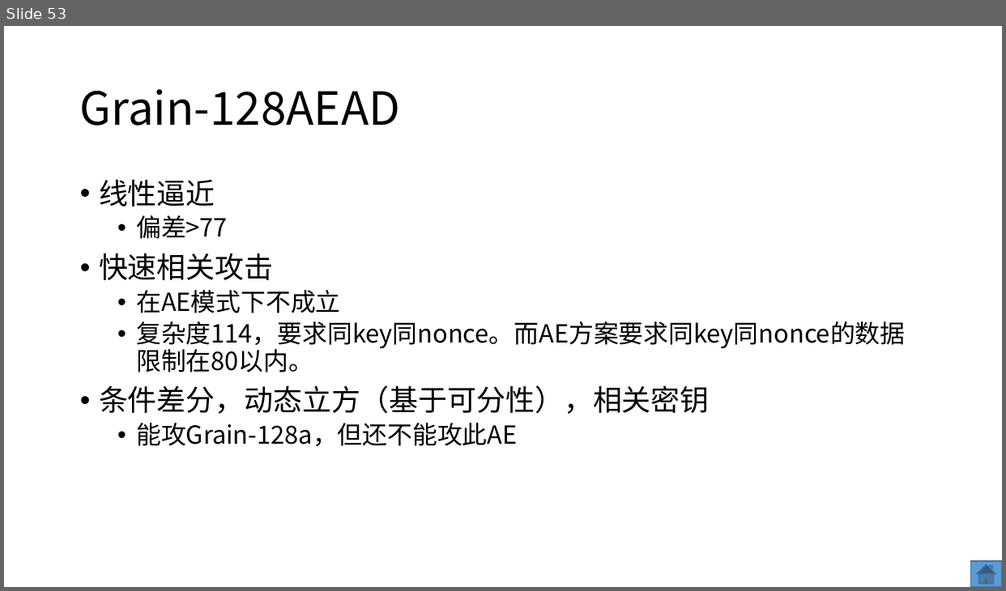
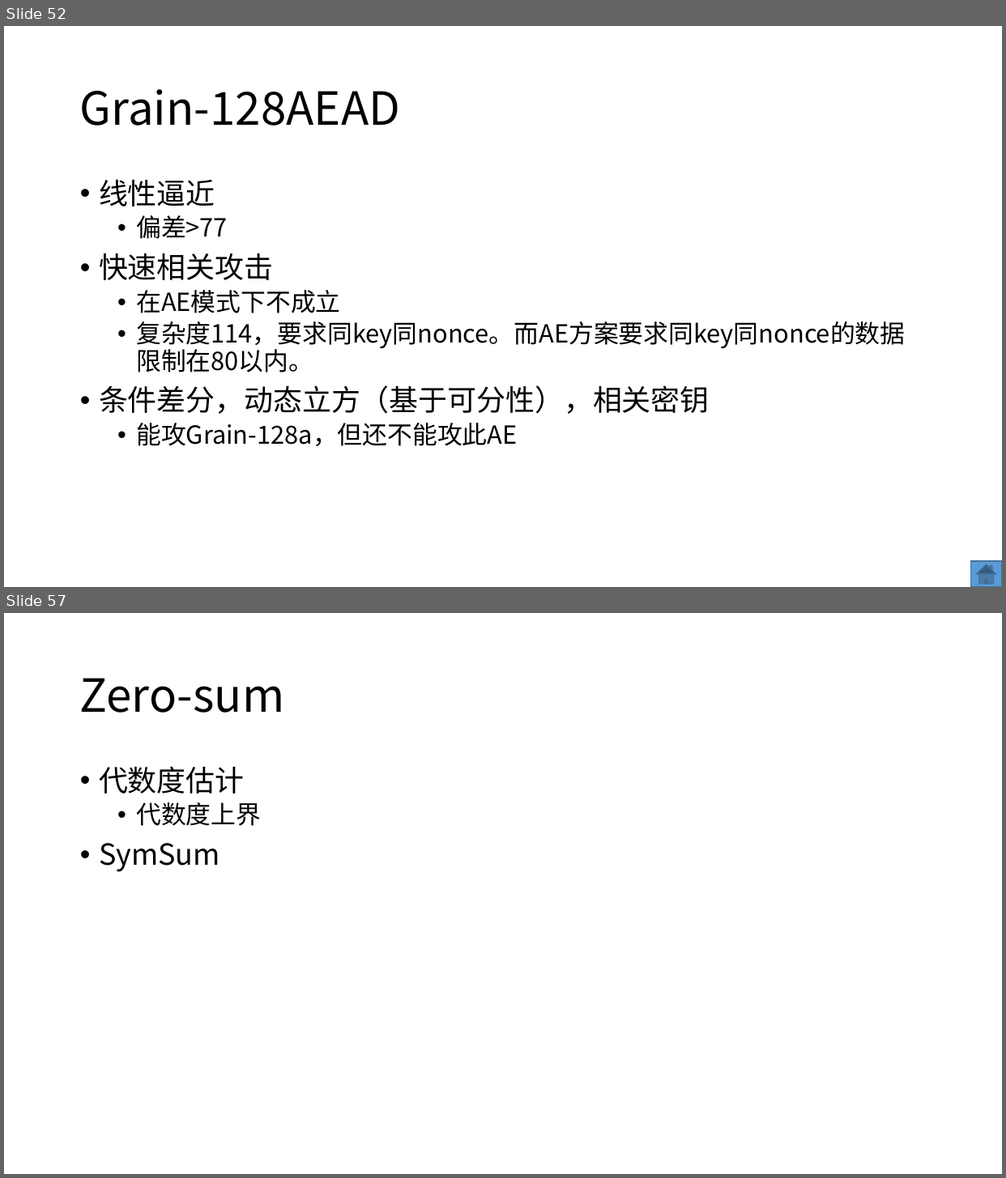
Before and after one commit to dtykira/LWC_finalists, a slide deck: round3.pptx. Shown one above the other, each under a label of ours: slide 53 before the commit, slides 52 and 57 after it; the slides between them are not shown. The pictures are 1006x591 and 1006x1178 pixels, drawn with LibreOffice and Linux fonts; fonts in the diff are those of the drawing. Boxes give left, top, right and bottom in pixels: in the first picture for what was removed or moved away, otherwise in the second. Text is boxed around its words. In the diff, an @@ line names an element or a change of style, - is before the commit and + after.

```diff
--- a/round3.pptx
+++ b/round3.pptx
@@ slide 57 added at (4, 613, 1002, 1174), background #FFFFFF @@
@@ title added at (80, 678, 284, 713), 44 pt, text #000000 @@
+Zero-sum
@@ text added at (99, 766, 261, 872), 28 pt, text #000000 @@
+• 代数度估计
+  • 代数度上界
+• SymSum
@@ what was slide 53 is now slide 52 @@
```
Also in this commit, not shown: 5 slides changed, 5 other slides added, 1 slide removed, 4 other files.
